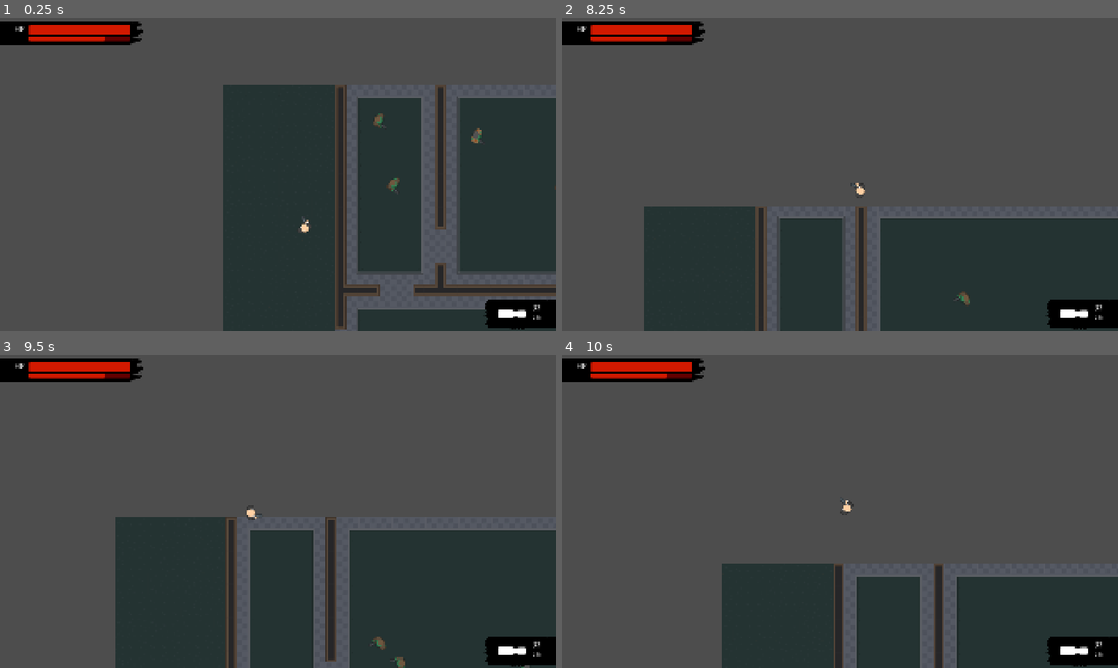
Above: before the commit, frames 1-4 (two rows, left to right).
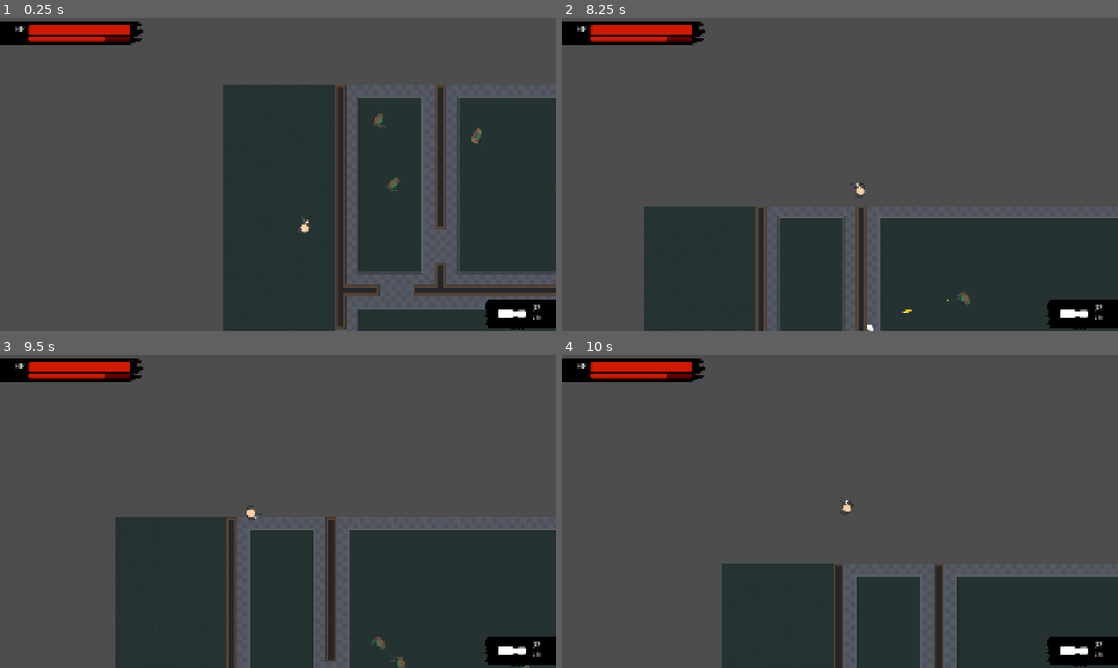
Above: after the commit, the same moments.

Repository: noor-shalaby/velvet-venom
Game: Godot game, scene res://scenes/levels/test_level2_shooters.tscn
Two runs of this game, one before a commit and one after it. Both use one fixed random seed, a clock stepped at 60 frames per second and the inputs below. This scene is started directly instead of the project's main scene. Sound files missing from this copy of the repository are replaced by a short silence.
Inputs (mouse positions are in pixels of both pictures, inside the frame that each line leads up to):
- Up to frame 1 (0.25 s): no input
- Up to frame 2 (8.25 s): tap Enter (ui_accept) at 0.5, 0.77, 1.52, 3.02, 3.77, 4.52, 6.02, 6.77, 7.52 s; move the mouse to (812, 237) at 0.52 s; hold 1 (gun) 0.53-1.28 s; hold Up (ui_up) 0.53-2.03 s; tap 2 (machinegun) at 0.8, 1.35, 2.3, 3.8, 6.8 s; move the mouse to (1006, 221) at 1.27 s; tap 1 (gun) at 1.55, 3.05, 4.35, 6.05, 7.55 s; move the mouse to (673, 127) at 2.02 s; hold Shift (dash) 2.03-2.78 s; hold A (left) 2.03-3.53 s; move the mouse to (867, 174) at 2.77 s; click (867, 174) at 2.85 s; move the mouse to (756, 96) at 3.52 s; hold S (down) 3.53-4.28 s; hold Right mouse button (fire_alt) 3.53-4.28 s; move the mouse to (962, 158) at 4.27 s; hold D (right) 4.28-5.03 s; move the mouse to (728, 190) at 5.02 s; hold Up (ui_up) 5.03-5.78 s; hold 2 (machinegun) 5.03-5.78 s; move the mouse to (895, 105) at 5.77 s; hold D (right) 5.78-8.03 s; tap Mouse wheel down (scroll_down) at 5.85 s; move the mouse to (812, 237) at 6.52 s; hold Mouse wheel up (scroll_up) 6.53-7.28 s; move the mouse to (1006, 221) at 7.27 s; tap 3 (shotgun) at 7.35 s; move the mouse to (673, 127) at 8.02 s; hold S (down) from 8.03 s (still down); hold F (suck) from 8.03 s (still down)
- Up to frame 3 (9.5 s): tap 2 (machinegun) at 8.3 s; move the mouse to (305, 511) at 8.77 s; release S (down) at 8.78 s; release F (suck) at 8.78 s; hold A (left) from 8.78 s (still down); tap 1 (gun) at 8.85 s; tap Enter (ui_accept) at 9.02 s
- Up to frame 4 (10 s): move the mouse to (756, 433) at 9.52 s; release A (left) at 9.53 s; hold Up (ui_up) from 9.53 s (still down); hold 2 (machinegun) from 9.53 s (still down); tap Enter (ui_accept) at 9.77 s

The runs differ from the first frame. In frame 1, less than 0.1% of the frame differs, in the area x 70-87%, y 38-55%; in frame 2, less than 0.1%, in the area x 54-72%, y 88-100%; in frame 3, less than 0.1%; in frame 4, nothing differs.

Commit message:
commented the ZombieGunner's machinegun weapon back in

Diff:
--- a/scripts/characters/zombies/zombie_gunner.gd
+++ b/scripts/characters/zombies/zombie_gunner.gd
@@ -58,7 +58,7 @@
 
 var weapons: Array[Dictionary] = [
 	gun,
-	#machinegun,
+	machinegun,
 	#shotgun
 ]
 
